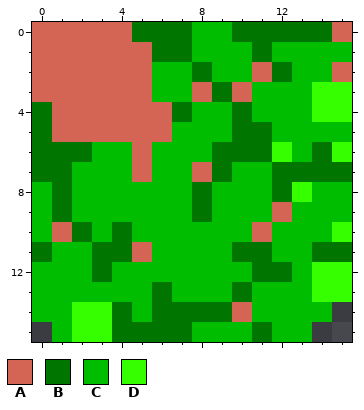
One commit to this pixel-art sprite: src/rcc/images/BottomCornerRight.png. Above, as it was before the edit.
The file is 16x16 pixels.
Palette (. is transparent): A #d46453  B #007600  C #00bd00  D #36ff00
Pixels before, first column x 0:
 0 AAAAABBBCCBBBBBA
 1 AAAAAABBCCCBCCCC
 2 AAAAAACCBCCABCCA
 3 AAAAAACCABACCCDD
 4 BAAAAAABCCBCCCDD
 5 BAAAAAACCCBBCCCC
 6 BBBCCACCCBBBDCBD
 7 BBCCCACCABCCBBBB
 8 CBCCCCCCBCCCBDCC
 9 CBCCCCCCBCCCACCC
10 CABCBCCCCCCACCCD
11 BCCBBACCCCBBCCBB
12 CCCBCCCCCCCBBCDD
13 CCCCCCBCCCBCCCDD
14 CCDDBCBBBBACCCC.
15 .CDDBBBBCCCBCC..
New version:
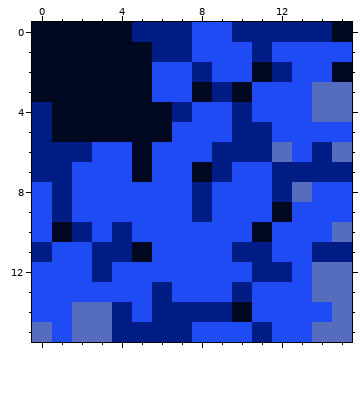
From old to new:
colour A: #d46453 -> #000721
colour B: #007600 -> #001c85
colour C: #00bd00 -> #1e4bf3
colour D: #36ff00 -> #566cbd
Changed rows in their new state; - is a pixel that keeps its letter.
first column x 0:
14 ---------------D
15 D-------------DD
Boxes around the changes in both pictures, in picture pixels (x1, y1, x2, y2):
changed: (32, 22, 352, 342)
